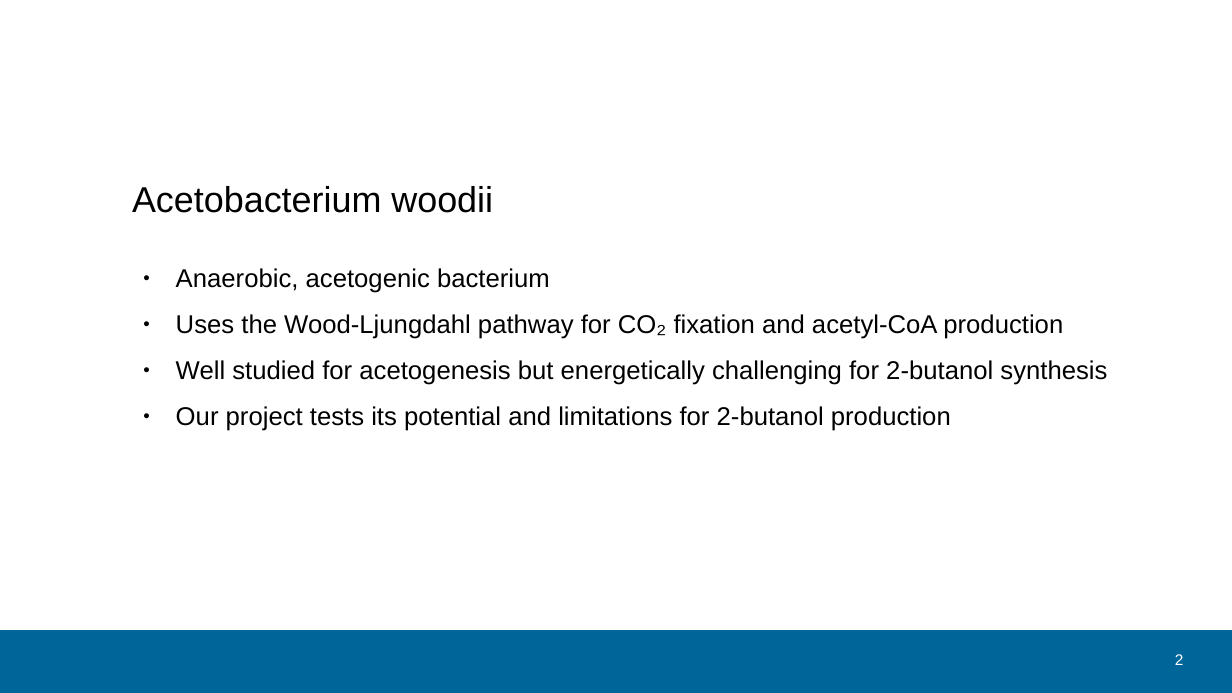
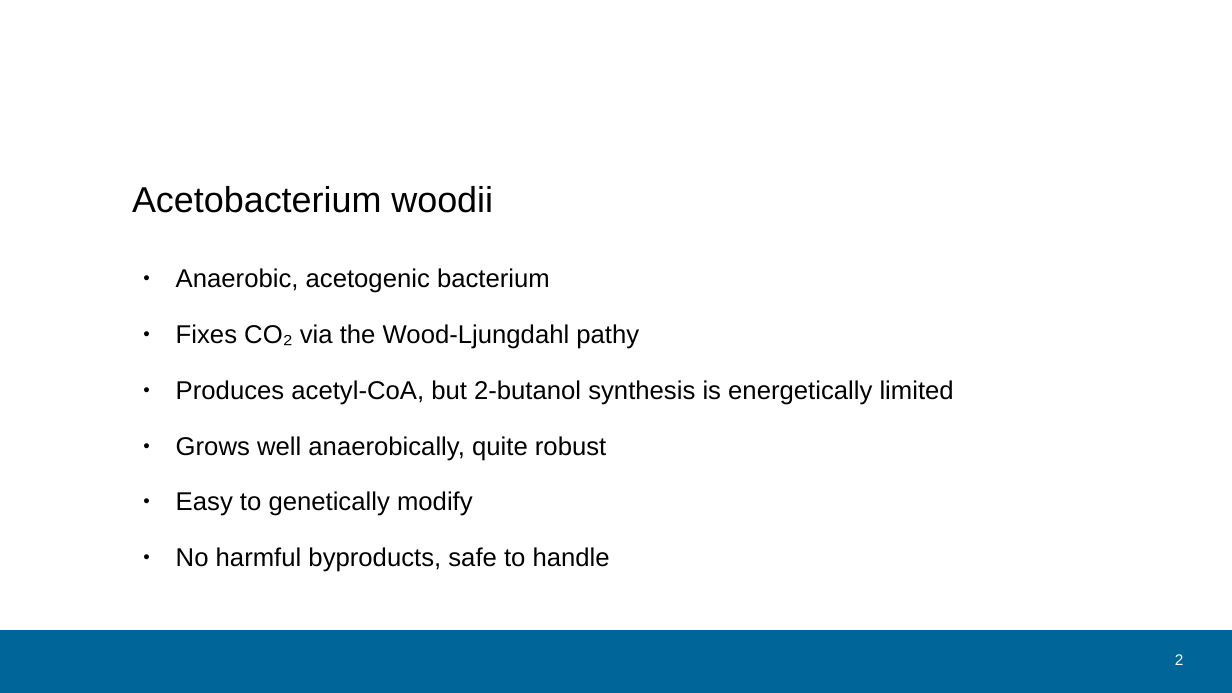
Before and after one commit to sheepfreak221/BSc-Arbeit, a slide deck: slide 2 of präsentation/bsc_version_03_06.pptx. Drawn at 1232x693 pixels with LibreOffice and Linux fonts; fonts in the diff are those of the drawing; background and template pictures are left out. Boxes give left, top, right and bottom in pixels: in the first picture for what was removed or moved away, otherwise in the second. Text is boxed around its words. In the diff, an @@ line names an element or a change of style, - is before the commit and + after.

```diff
--- a/präsentation/bsc_version_03_06.pptx
+++ b/präsentation/bsc_version_03_06.pptx
@@ text at box(176, 324, 954, 572): text changed @@
-● Uses the Wood-Ljungdahl pathway for CO₂ fixation and acetyl-CoA production
-● Well studied for acetogenesis but energetically challenging for 2-butanol synthesis
-● Our project tests its potential and limitations for 2-butanol production
+● Fixes CO₂ via the Wood-Ljungdahl pathy
+● Produces acetyl-CoA, but 2-butanol synthesis is energetically limited
+● Grows well anaerobically, quite robust
+● Easy to genetically modify
+● No harmful byproducts, safe to handle
```
Also in this commit, not shown: 3 other slides changed, 14 other files.
